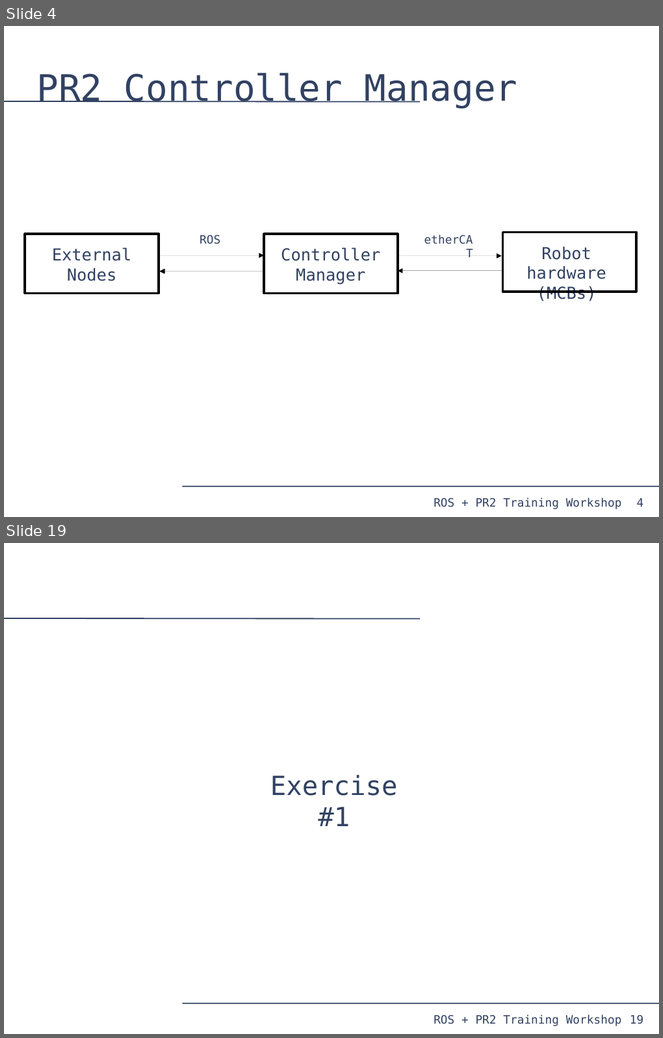
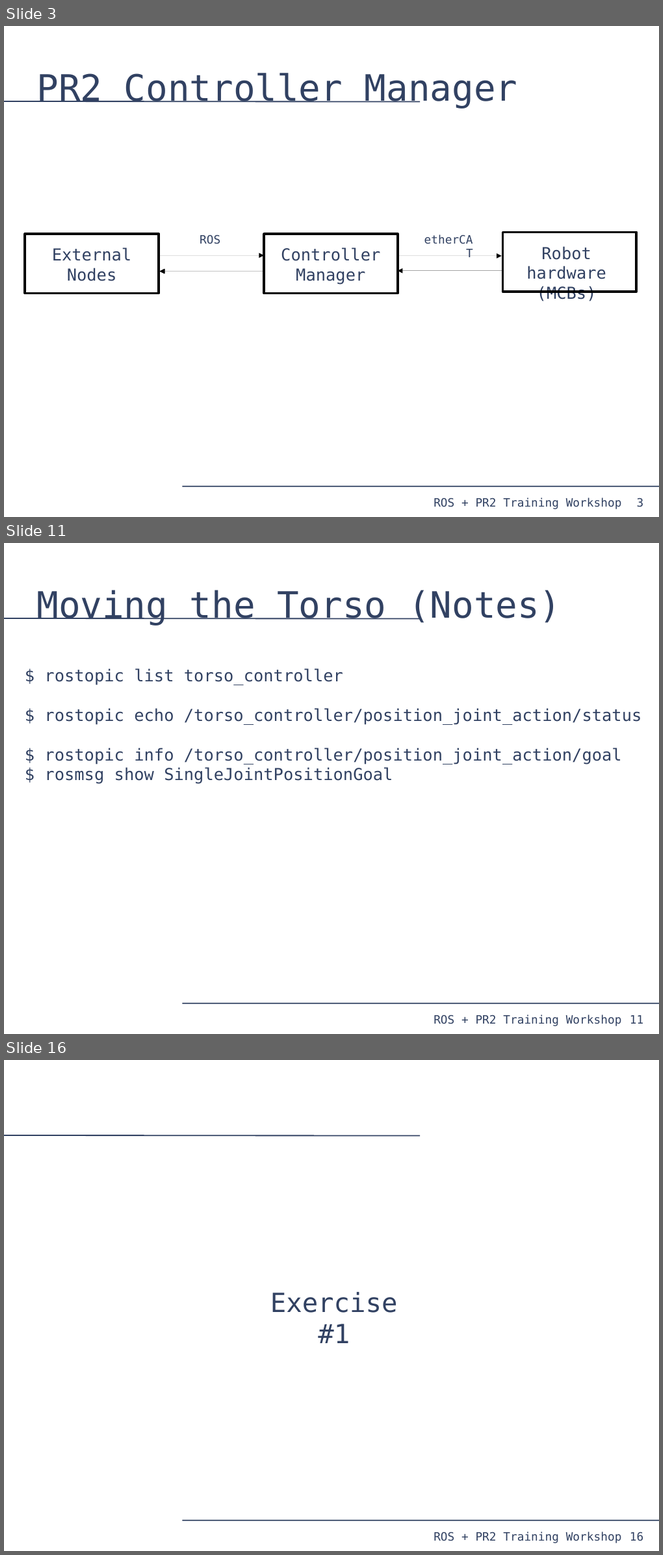
Before and after one commit to PR2/pr2_docs, a slide deck: pr2_training_workshop/moving_mechanism/slides.odp. Shown one above the other, each under a label of ours: slides 4 and 19 before the commit, slides 3, 11 and 16 after it; the slides between them are not shown. The pictures are 663x1038 and 663x1555 pixels, drawn with LibreOffice and Linux fonts; fonts in the diff are those of the drawing. Boxes give left, top, right and bottom in pixels: in the first picture for what was removed or moved away, otherwise in the second. Text is boxed around its words. In the diff, an @@ line names an element or a change of style, - is before the commit and + after.

Commit message:
Presentation stripped to be a demonstration, finished up to trajectory/arm control.

```diff
--- a/pr2_training_workshop/moving_mechanism/slides.odp
+++ b/pr2_training_workshop/moving_mechanism/slides.odp
@@ slide 11 added at box(4, 543, 659, 1034), background #FFFFFF; not listed: 4 template elements that a slide beside it also shows @@
@@ title added at box(36, 590, 561, 626), 44 pt, text #314162 @@
+Moving the Torso (Notes)
@@ text added at box(44, 668, 642, 784), 20 pt, text #314162 @@
+$ rostopic list torso_controller
+$ rostopic echo /torso_controller/position_joint_action/status
+$ rostopic info /torso_controller/position_joint_action/goal
+$ rosmsg show SingleJointPositionGoal
@@ what was slide 4 is now slide 3 @@
@@ page number at box(637, 499, 644, 508): text changed @@
-4
+3
@@ what was slide 19 is now slide 16 @@
@@ page number at box(630, 1533, 644, 1542): text changed @@
-19
+16
```
Also in this commit, not shown: 1 slide changed, 11 other slides added, 14 slides removed, 7 other files.
